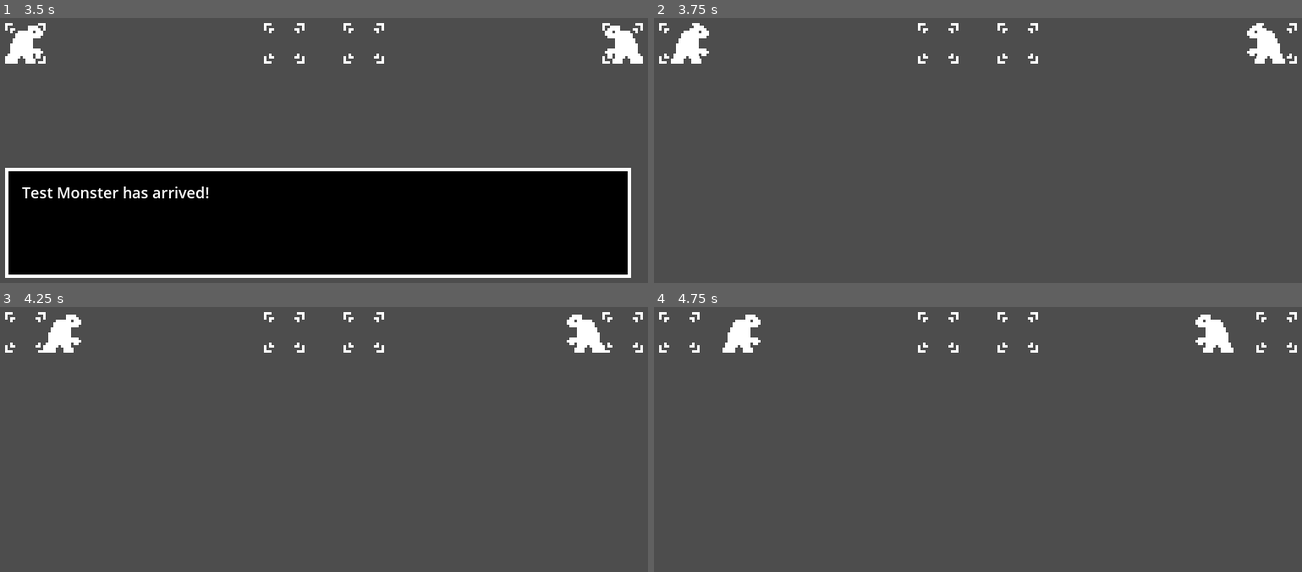
Above: before the commit, frames 1-4 (two rows, left to right).
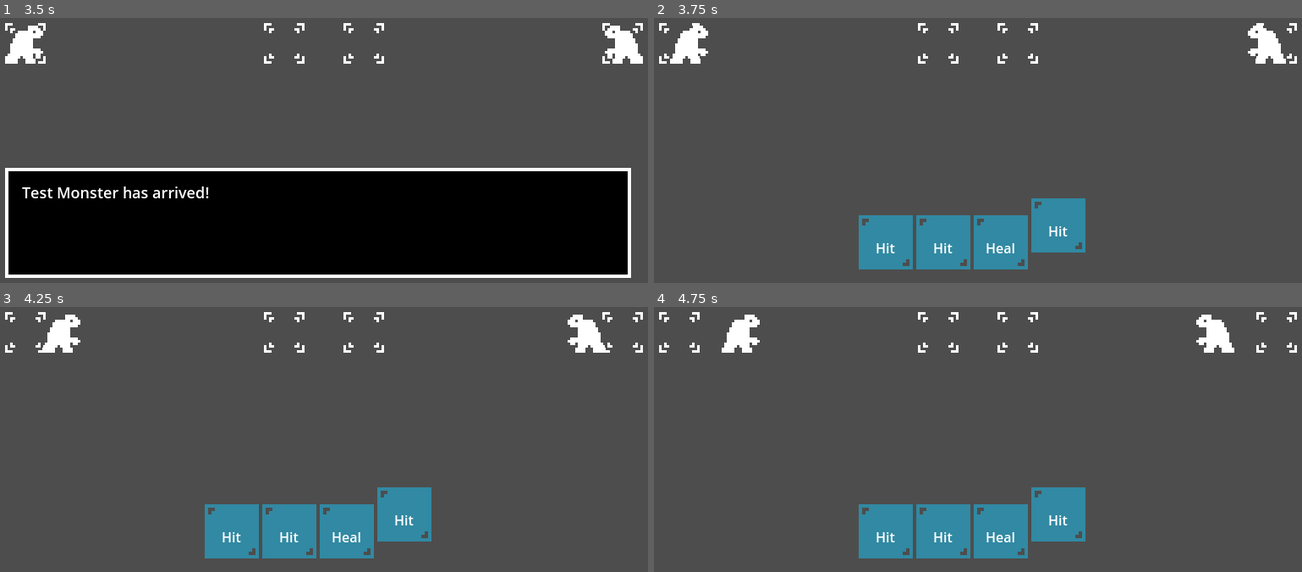
Above: after the commit, the same moments.

Repository: IsaelGabriel/tamer-game
Game: Godot game, scene res://nodes/battle_scene.tscn
Same seed, same stepped clock (60 frames per second), same inputs: the game is played once before the commit and once after it.
Inputs:
- Up to frame 1 (3.5 s): tap Enter (ui_accept) at 0.5, 1.35, 1.52, 1.82, 2.85, 3.02, 3.32 s; hold Right (ui_right) 0.53-1.28 s; hold Enter (ui_accept) 0.53-1.28 s; hold Left (ui_left) 1.28-2.03 s; hold Enter (ui_accept) 2.03-2.78 s; hold Right (ui_right) from 2.03 s (still down)
- Up to frame 2 (3.75 s): tap Enter (ui_accept) at 3.5 s; release Right (ui_right) at 3.53 s; hold Left (ui_left) from 3.53 s (still down); hold Enter (ui_accept) from 3.53 s (still down)
- Up to frame 3 (4.25 s): keep holding Left (ui_left); keep holding Enter (ui_accept)
- Up to frame 4 (4.75 s): keep holding Left (ui_left); release Enter (ui_accept) at 4.28 s; tap Enter (ui_accept) at 4.35, 4.52 s

Frame 1 is identical in both runs. In frame 2, 6.8% of the frame differs, in the area x 2-98%, y 2-95%; in frame 3, 6.8%; in frame 4, 6.8%, in the area x 10-90%, y 2-95%.

Commit message:
Add skill queue functions

Diff:
--- a/nodes/dialog_box.tscn
+++ b/nodes/dialog_box.tscn
@@ -22,7 +22,6 @@
 region = Rect2(0, 0, 16, 16)
 
 [node name="DialogBox" type="CanvasLayer"]
-layer = -1
 script = ExtResource("1_vyk5t")
 
 [node name="MarginContainer" type="MarginContainer" parent="."]
--- a/nodes/skill_card.tscn
+++ b/nodes/skill_card.tscn
@@ -1,13 +1,13 @@
 [gd_scene load_steps=4 format=3 uid="uid://lm2c4ump7fnf"]
 
 [ext_resource type="Script" path="res://scripts/skill_card.gd" id="1_6ou5y"]
-[ext_resource type="Texture2D" uid="uid://bckokivt2fmie" path="res://sprite_atlas.png" id="1_bpr5w"]
+[ext_resource type="Texture2D" uid="uid://b8cn5c5ji3hp3" path="res://sprite_atlas.png" id="1_bpr5w"]
 
 [sub_resource type="AtlasTexture" id="AtlasTexture_ib546"]
 atlas = ExtResource("1_bpr5w")
 region = Rect2(16, 0, 16, 16)
 
-[node name="SkillCard" type="TextureRect" node_paths=PackedStringArray("name_label")]
+[node name="SkillCard" type="TextureRect" node_paths=PackedStringArray("name_label", "index_label")]
 self_modulate = Color(0.192157, 0.537255, 0.639216, 1)
 texture_filter = 1
 custom_minimum_size = Vector2(64, 64)
@@ -23,11 +23,27 @@
 grow_vertical = 0
 texture = SubResource("AtlasTexture_ib546")
 script = ExtResource("1_6ou5y")
-name_label = NodePath("Label")
+name_label = NodePath("VBoxContainer/NameLabel")
+index_label = NodePath("VBoxContainer/IndexLabel")
 
-[node name="Label" type="Label" parent="."]
-layout_mode = 0
-offset_right = 80.0
-offset_bottom = 23.0
+[node name="VBoxContainer" type="VBoxContainer" parent="."]
+layout_mode = 1
+anchors_preset = 15
+anchor_right = 1.0
+anchor_bottom = 1.0
+grow_horizontal = 2
+grow_vertical = 2
+
+[node name="IndexLabel" type="Label" parent="VBoxContainer"]
+layout_mode = 2
+size_flags_horizontal = 4
+text = "0
+"
+horizontal_alignment = 1
+vertical_alignment = 1
+
+[node name="NameLabel" type="Label" parent="VBoxContainer"]
+layout_mode = 2
 text = "Skill name
 "
+horizontal_alignment = 1
--- a/scripts/dialog_handler.gd
+++ b/scripts/dialog_handler.gd
@@ -20,4 +20,5 @@
 		text_queue.remove_at(0)
 	else:
 		current_box.queue_free()
+		await get_tree().create_timer(0.01).timeout
 		get_tree().paused = false
--- a/scripts/player_battle_monster.gd
+++ b/scripts/player_battle_monster.gd
@@ -7,48 +7,30 @@
 
 	var skill_manager : SkillManagerComponent
 	var skill_card_container : HBoxContainer
-
-	var selected_skill_index: int = 0:
-		set(value):
-			var hand_number = len(skill_manager.hand)
-			for child in skill_card_container.get_children():
-				child.selected = false
-			if value < 0: selected_skill_index = hand_number - 1
-			elif value >= hand_number: selected_skill_index = 0
-			else: selected_skill_index = value
-			skill_card_container.get_child(selected_skill_index).selected = true
-
+	var called_skill: bool = false
 
 	func start():
-		BattleMonster.MOVEMENT_PAUSED = true
 		skill_manager = _battle_monster.skill_manager
 		skill_card_container = _battle_monster.skill_card_container
+		call_first_skill()
+		if not called_skill: BattleMonster.MOVEMENT_PAUSED = true
 
-		skill_manager.refresh_hand()
-
-		for skill in skill_manager.hand:
-			var skill_card = _battle_monster.skill_card_prefab.instantiate()
-			skill_card.skill_name = skill
-			skill_card_container.add_child(skill_card)
-		await _battle_monster.get_tree().create_timer(0.01).timeout
-		skill_card_container.get_child(0).selected = true
-
-	func process(_delta):
-		if Input.is_action_just_pressed("ui_left"):
-			selected_skill_index -= 1
-		if Input.is_action_just_pressed("ui_right"):
-			selected_skill_index += 1
-		if Input.is_action_just_pressed("ui_accept"):
-			var skill = skill_manager.hand[selected_skill_index]
-			skill_manager.call_skill_from_hand(selected_skill_index)
-			_battle_monster.called_skill.emit(_battle_monster, skill)
-			skill_card_container.remove_child(skill_card_container.get_child(selected_skill_index))
-			_battle_monster.state = BMSReturn.new(_battle_monster)
+	func process(delta):
+		if not called_skill: call_first_skill()
 
 	func end():
-		for child in skill_card_container.get_children():
-			child.queue_free()
 		BattleMonster.MOVEMENT_PAUSED = false
+
+	func call_first_skill():
+		if not _battle_monster.skill_queue.is_empty():
+			var card = _battle_monster.skill_queue.pop_front()
+			var index = skill_card_container.get_children().find(card)
+			var skill = skill_manager.hand[index]
+			skill_manager.call_skill_from_hand(index)
+			_battle_monster.called_skill.emit(_battle_monster, skill)
+			_battle_monster.state = BMSReturn.new(_battle_monster)
+			called_skill = true
+			_battle_monster.refresh_skill_cards()
 
 class BMSForward:
 	extends BattleMonsterState
@@ -104,7 +86,62 @@
 
 @onready var skill_card_prefab = load("res://nodes/skill_card.tscn")
 
+var skill_queue = []:
+	set(value):
+		while value.find(null) != -1:
+			value.erase(null)
+		skill_queue = value
+		refresh_skill_cards()
+var selected_skill_card_index: int = 0:
+		set(value):
+			var hand_number = len(skill_manager.hand)
+			for child in skill_card_container.get_children():
+				child.selected = false
+			if value < 0: selected_skill_card_index = hand_number - 1
+			elif value >= hand_number: selected_skill_card_index = 0
+			else: selected_skill_card_index = value
+			skill_card_container.get_child(selected_skill_card_index).selected = true
+
 
 func _ready():
 	super()
 	state = BMSForward.new(self)
+	refresh_skill_cards()
+
+func _process(delta):
+	super(delta)
+	process_skill_cards()
+
+func process_skill_cards():
+	if Input.is_action_just_pressed("ui_left"):
+		selected_skill_card_index -= 1
+	if Input.is_action_just_pressed("ui_right"):
+		selected_skill_card_index += 1
+	if Input.is_action_just_pressed("ui_accept"):
+		var card = skill_card_container.get_child(selected_skill_card_index)
+		if card in skill_queue:
+			skill_queue.erase(card)
+		else:
+			skill_queue.append(card)
+	refresh_skill_cards()
+
+
+func refresh_skill_cards():
+	var cards = skill_card_container.get_children()
+	var hand = skill_manager.hand
+
+	if len(cards) > len(hand):
+		for i in range(len(hand), len(cards)):
+			cards[i].queue_free()
+	for i in range(0, len(hand)):
+		if i >= len(cards):
+			var skill_card = skill_card_prefab.instantiate()
+			skill_card_container.add_child(skill_card)
+			cards.append(skill_card)
+		cards[i].index = skill_queue.find(cards[i])
+		cards[i].skill_name = hand[i]
+
+	await get_tree().create_timer(0.01).timeout
+	var i = selected_skill_card_index
+	selected_skill_card_index = 0
+	selected_skill_card_index = i
--- a/scripts/skill_card.gd
+++ b/scripts/skill_card.gd
@@ -3,6 +3,7 @@
 class_name SkillCard
 
 @export var name_label: Label
+@export var index_label: Label
 
 var skill_name: String = "Skill" :
 	set(value):
@@ -16,3 +17,8 @@
 		else:
 			position.y = 0
 		selected = value
+
+var index = -1:
+	set(value):
+		index_label.text = str(value + 1) if (value >= 0) else ""
+		index = value
Not shown: 1 places in nodes/battle_scene.tscn that only renumber resources
